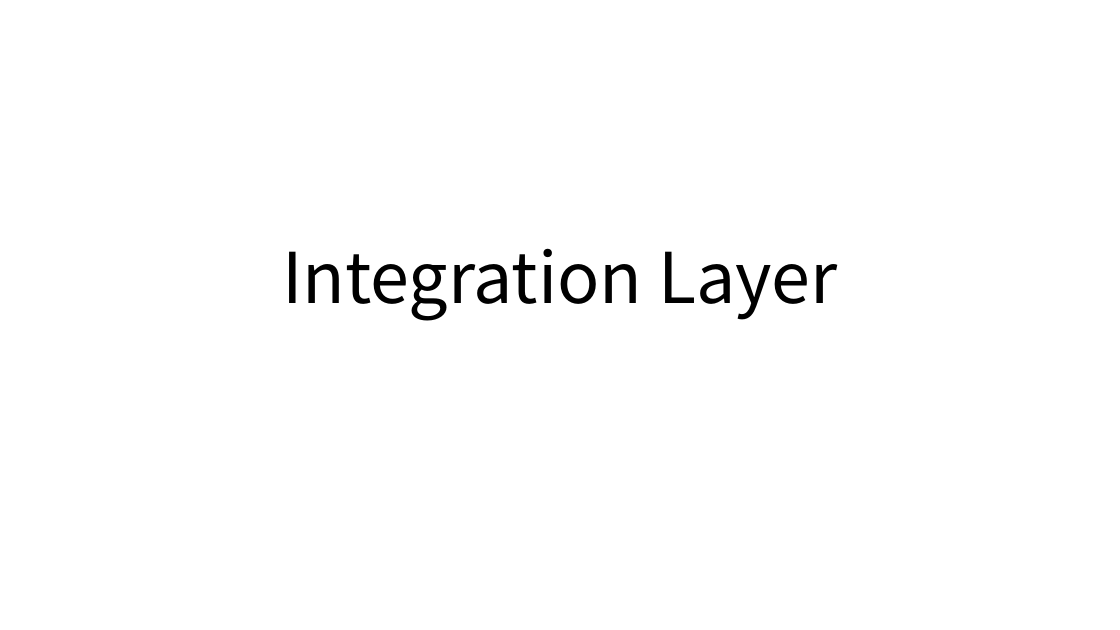
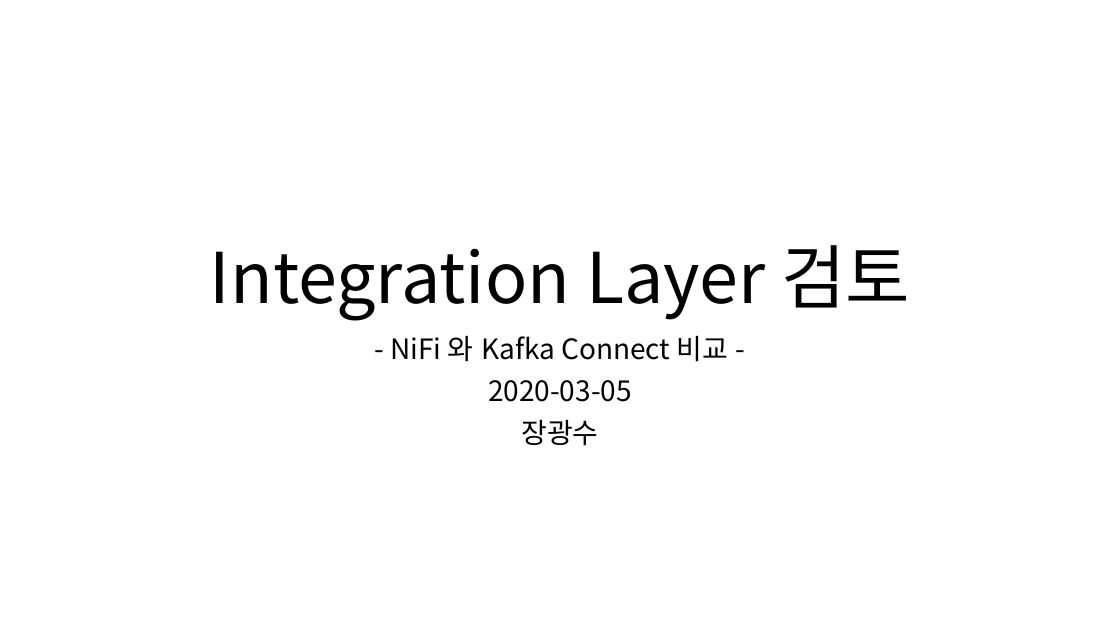
Before and after one commit to gwangsoo/Nifi-Or-Kafka-Connect, a slide deck: slide 1 of db2db_구조.pptx. Drawn at 1120x630 pixels with LibreOffice and Linux fonts; fonts in the diff are those of the drawing. Boxes give left, top, right and bottom in pixels: in the first picture for what was removed or moved away, otherwise in the second. Text is boxed around its words. In the diff, an @@ line names an element or a change of style, - is before the commit and + after.

```diff
--- a/db2db_구조.pptx
+++ b/db2db_구조.pptx
@@ title at (x1=210, y1=245, x2=910, y2=320): text changed @@
-Integration Layer
+Integration Layer 검토
@@ subtitle added at (x1=390, y1=335, x2=729, y2=446), 24 pt, text #000000 @@
+- NiFi 와 Kafka Connect 비교 -
+2020-03-05
+장광수
```
Also in this commit, not shown: 1 other slide changed, 6 slides added, 6 slides removed.
